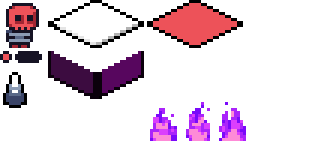
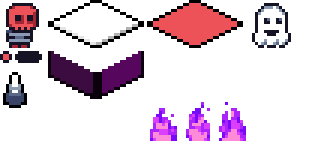
Layers edited between the first and the second 321×144 image:
added layer "Ghost" above "Hero" over 252, 3, 291, 48
